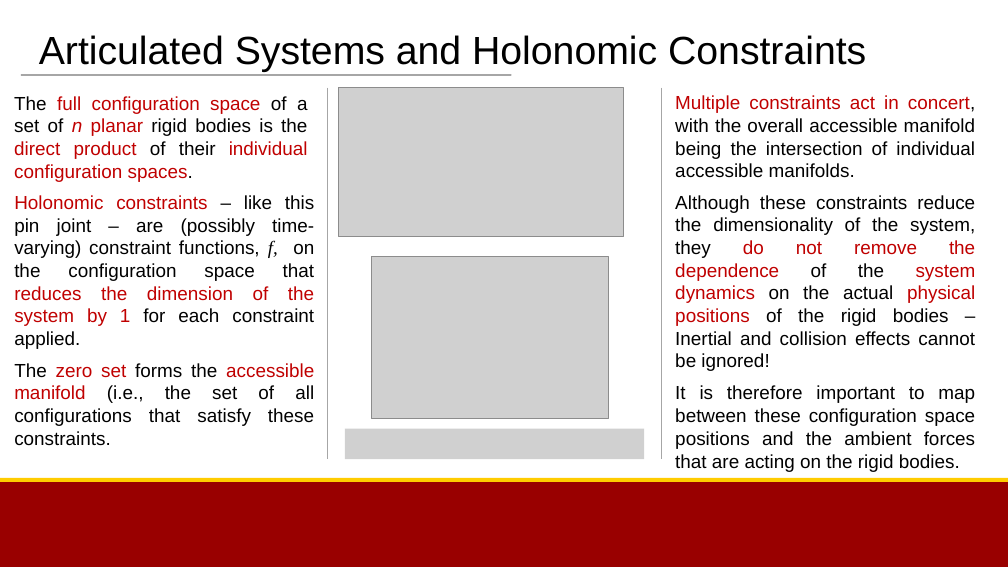
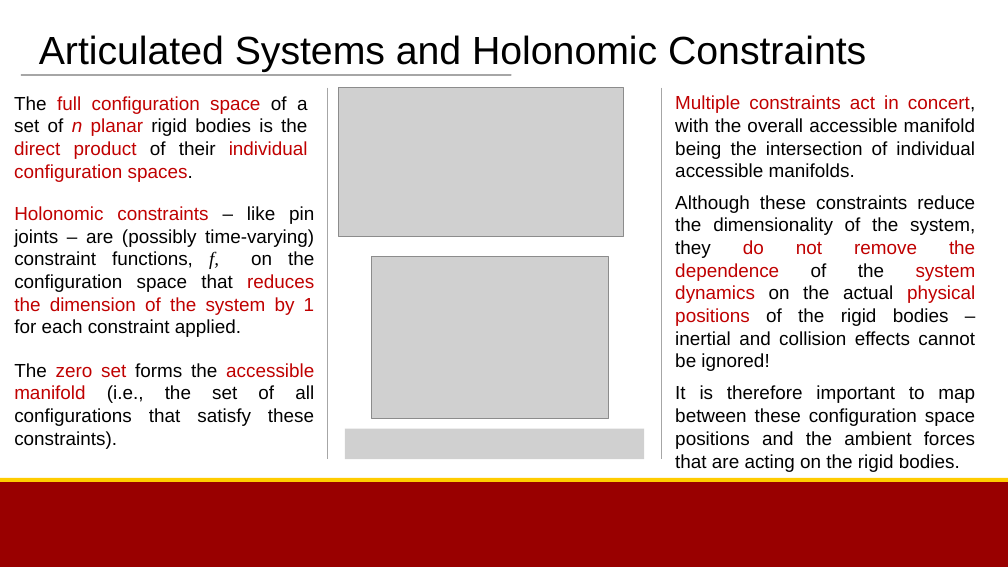
Before and after one commit to bc/Documents, a slide deck: slide 2 of BME790_Sp2017/Week3Summary.pptx. Drawn at 1008x567 pixels with LibreOffice and Linux fonts; fonts in the diff are those of the drawing; grey boxes stand for pictures; background and template pictures are left out. Boxes give left, top, right and bottom in pixels: in the first picture for what was removed or moved away, otherwise in the second. Text is boxed around its words. In the diff, an @@ line names an element or a change of style, - is before the commit and + after.

Commit message:
small final changes made to these documents

```diff
--- a/BME790_Sp2017/Week3Summary.pptx
+++ b/BME790_Sp2017/Week3Summary.pptx
@@ text at (x1=14, y1=206, x2=315, y2=337): text changed @@
-Holonomic constraints – like this pin joint – are (possibly time-varying) constraint functions, f, on the configuration space that reduces the dimension of the system by 1 for each constraint applied.
+Holonomic constraints – like pin joints – are (possibly time-varying) constraint functions, f, on the configuration space that reduces the dimension of the system by 1 for each constraint applied.
@@ text at (x1=675, y1=195, x2=976, y2=371): text changed @@
-Although these constraints reduce the dimensionality of the system, they do not remove the dependence of the system dynamics on the actual physical positions of the rigid bodies – Inertial and collision effects cannot be ignored!
+Although these constraints reduce the dimensionality of the system, they do not remove the dependence of the system dynamics on the actual physical positions of the rigid bodies – inertial and collision effects cannot be ignored!
@@ text at (x1=14, y1=363, x2=314, y2=449): text changed @@
-The zero set forms the accessible manifold (i.e., the set of all configurations that satisfy these constraints.
+The zero set forms the accessible manifold (i.e., the set of all configurations that satisfy these constraints).
```
Also in this commit, not shown: 2 other slides changed, 2 other files.
